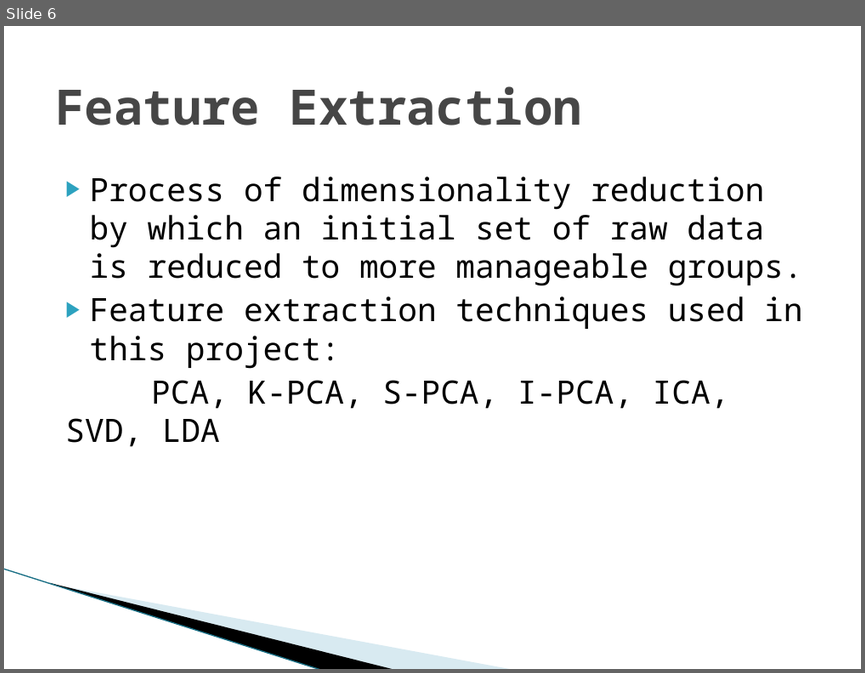
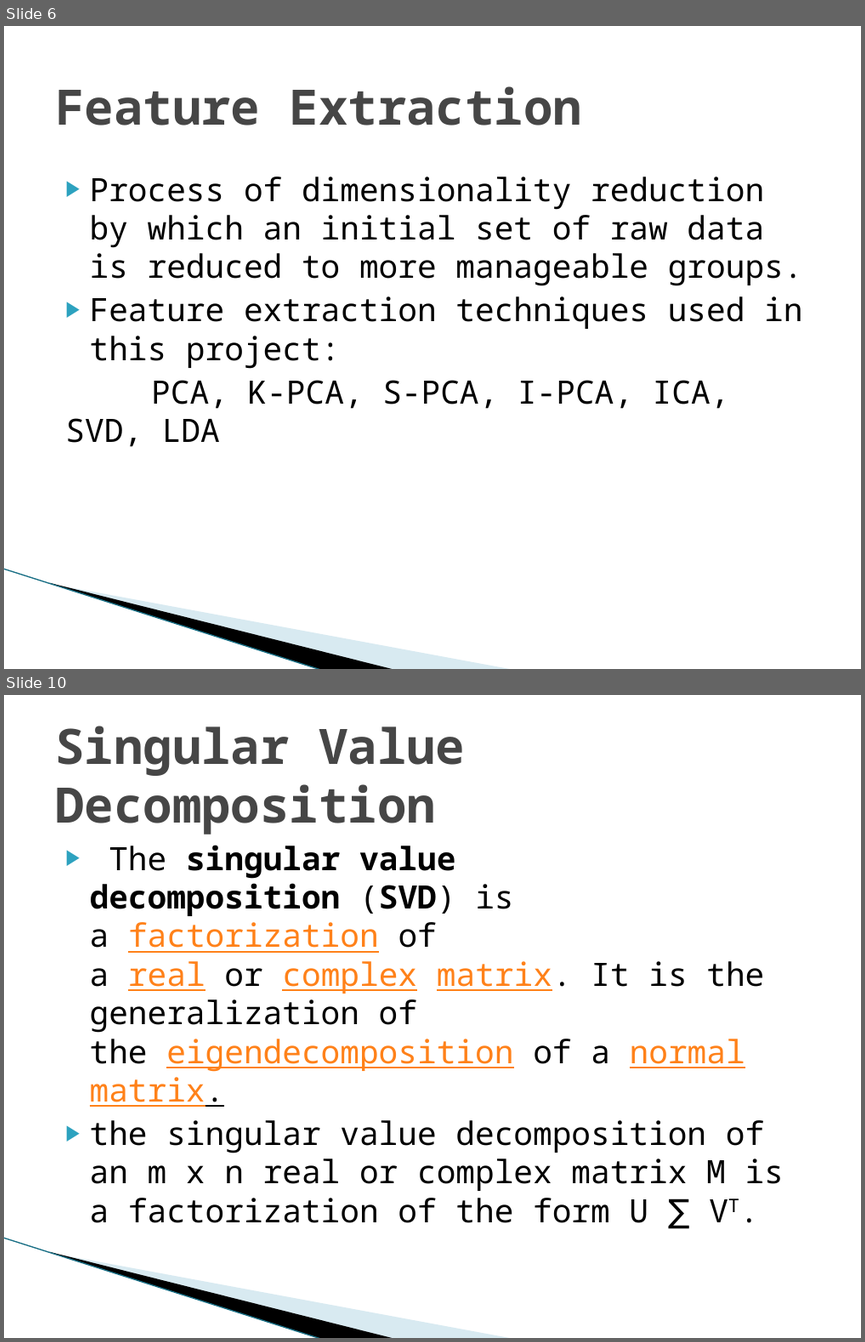
Before and after one commit to Ray784/mini_project, a slide deck: Project ppt.pptx. Shown one above the other, each under a label of ours: slide 6 before the commit, slides 6 and 10 after it; the slides between them are not shown. The pictures are 865x673 and 865x1342 pixels, drawn with LibreOffice and Linux fonts; fonts in the diff are those of the drawing; background and template pictures are left out. Boxes give left, top, right and bottom in pixels: in the first picture for what was removed or moved away, otherwise in the second. Text is boxed around its words. In the diff, an @@ line names an element or a change of style, - is before the commit and + after.

```diff
--- a/Project ppt.pptx
+++ b/Project ppt.pptx
@@ slide 10 added at <box>4,695,861,1338</box>, background #FFFFFF; not listed: 3 template elements that a slide beside it also shows @@
@@ title added at <box>55,726,465,834</box>, 41 pt, text #464646, bold @@
+Singular Value Decomposition
@@ text added at <box>90,845,783,1223</box>, 27 pt, text #000000 @@
+▶ The singular value decomposition (SVD) is a factorization of a real or complex matrix. It is the generalization of the eigendecomposition of a normal matrix.
+▶ the singular value decomposition of an m x n real or complex matrix M is a factorization of the form U ∑ VT.
```
Also in this commit, not shown: 1 slide changed, 4 other slides added, 2 other files.
